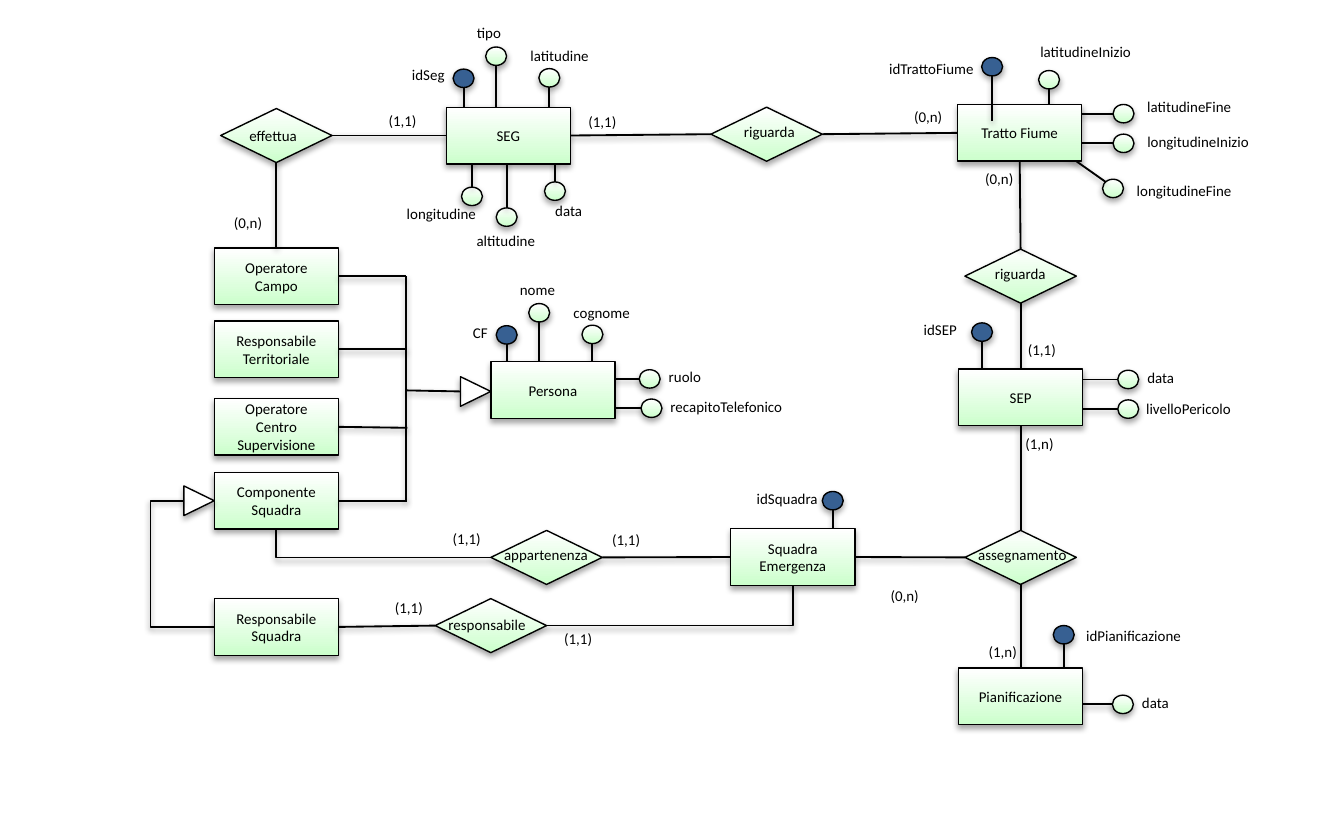
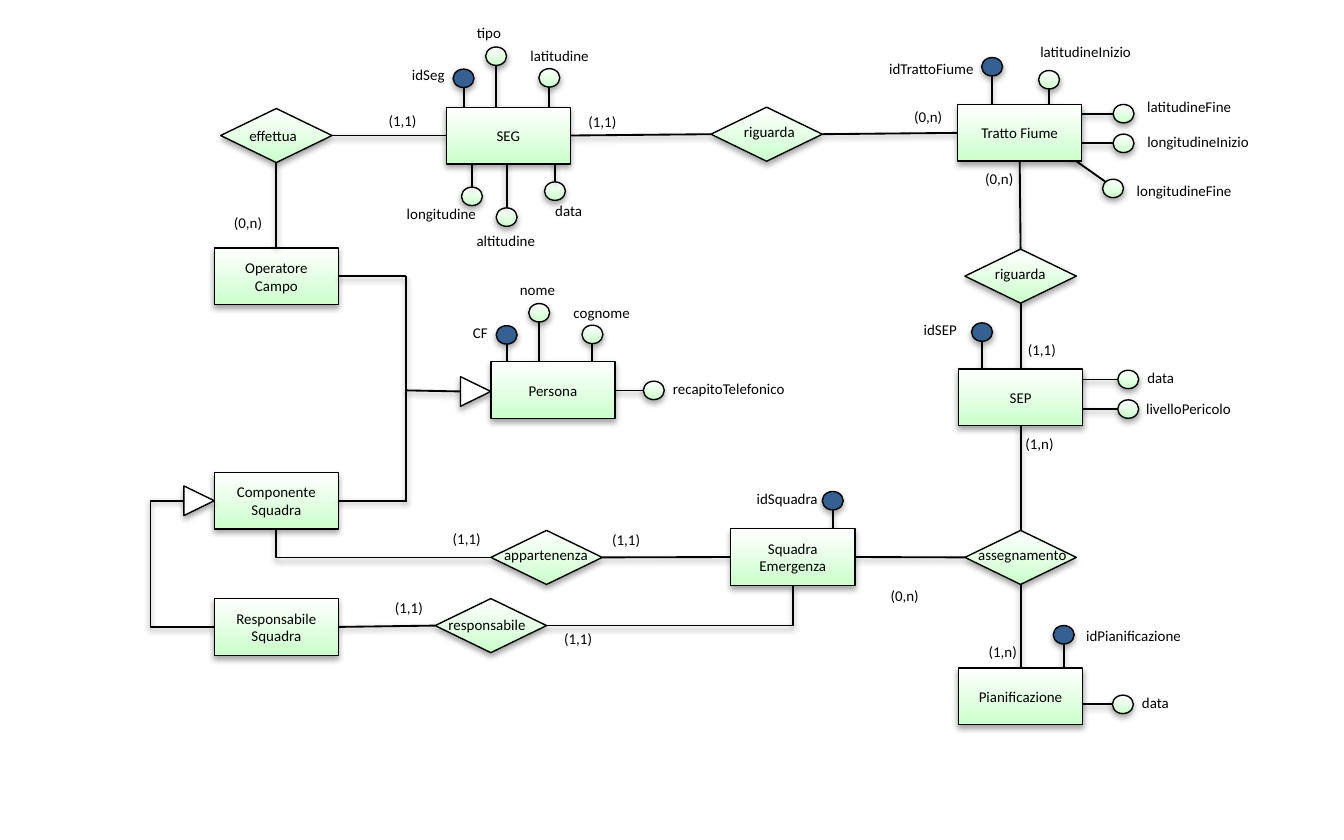
Before and after one commit to Stef23/MRVProject, a slide deck: slide 3 of E-R.pptx. Drawn at 1344x840 pixels with LibreOffice and Linux fonts; fonts in the diff are those of the drawing. Boxes give left, top, right and bottom in pixels: in the first picture for what was removed or moved away, otherwise in the second. Text is boxed around its words. In the diff, an @@ line names an element or a change of style, - is before the commit and + after.

```diff
--- a/E-R.pptx
+++ b/E-R.pptx
@@ rectangle removed at <box>214,321,337,378</box> @@
-Responsabile Territoriale
@@ line removed from (339, 349) to (407, 349) @@
@@ line removed from (640, 379) to (585, 379) @@
@@ ellipse removed at <box>640,370,661,388</box> @@
@@ ellipse: place and size @@
-ellipse at <box>641,399,663,418</box>
+ellipse at <box>644,382,665,401</box>
@@ text "recapitoTelefonico": place and size @@
-text "recapitoTelefonico" at <box>670,401,782,415</box>
+text "recapitoTelefonico" at <box>673,383,785,397</box>
@@ text removed at <box>669,371,701,382</box> @@
-ruolo
@@ rectangle removed at <box>214,399,337,456</box> @@
-Operatore Centro Supervisione
@@ line moved from (641, 409) - (587, 409) to (644, 391) - (590, 391) @@
@@ line removed from (339, 427) to (407, 427) @@
```
Also in this commit, not shown: 2 other slides changed, 1 other file.
